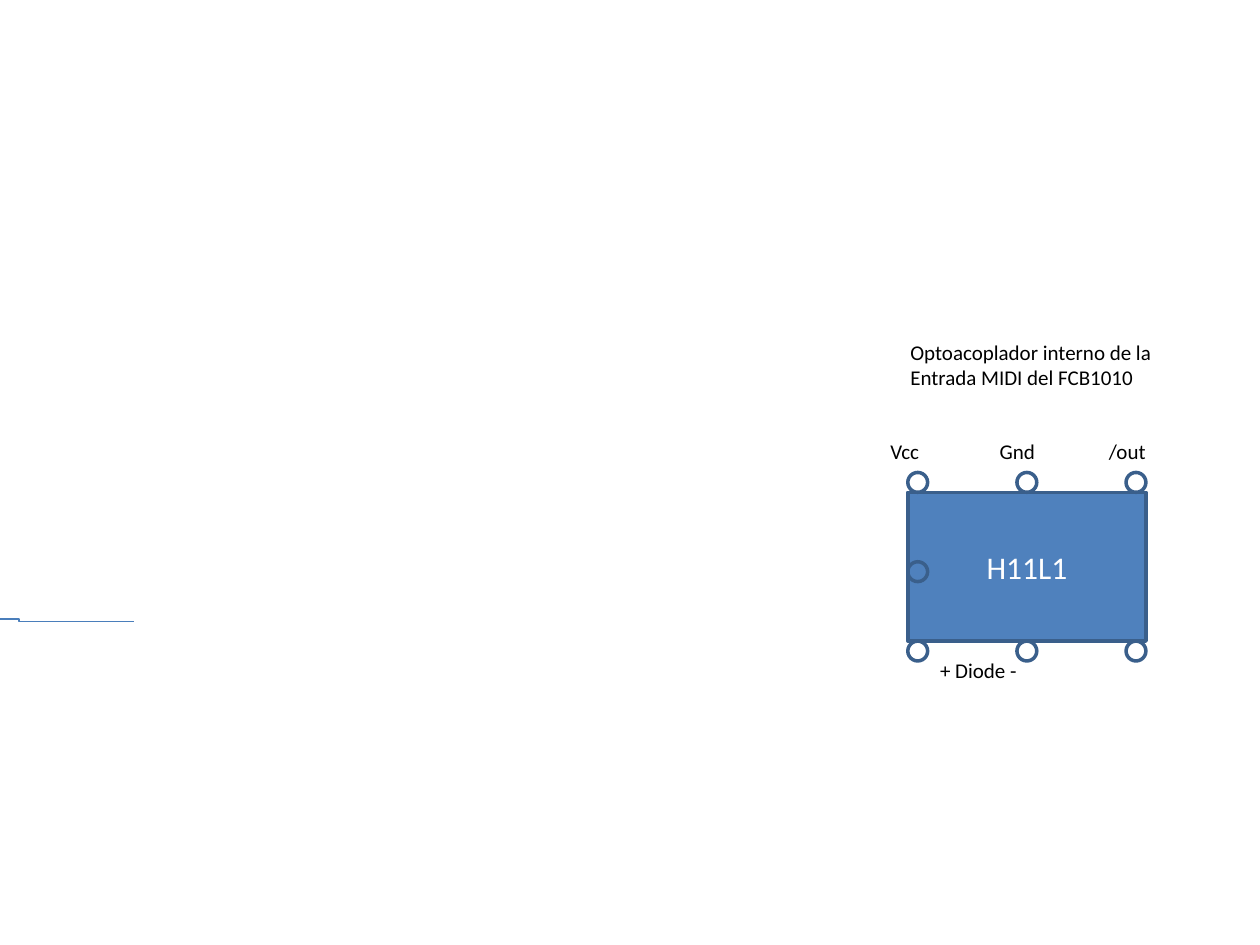
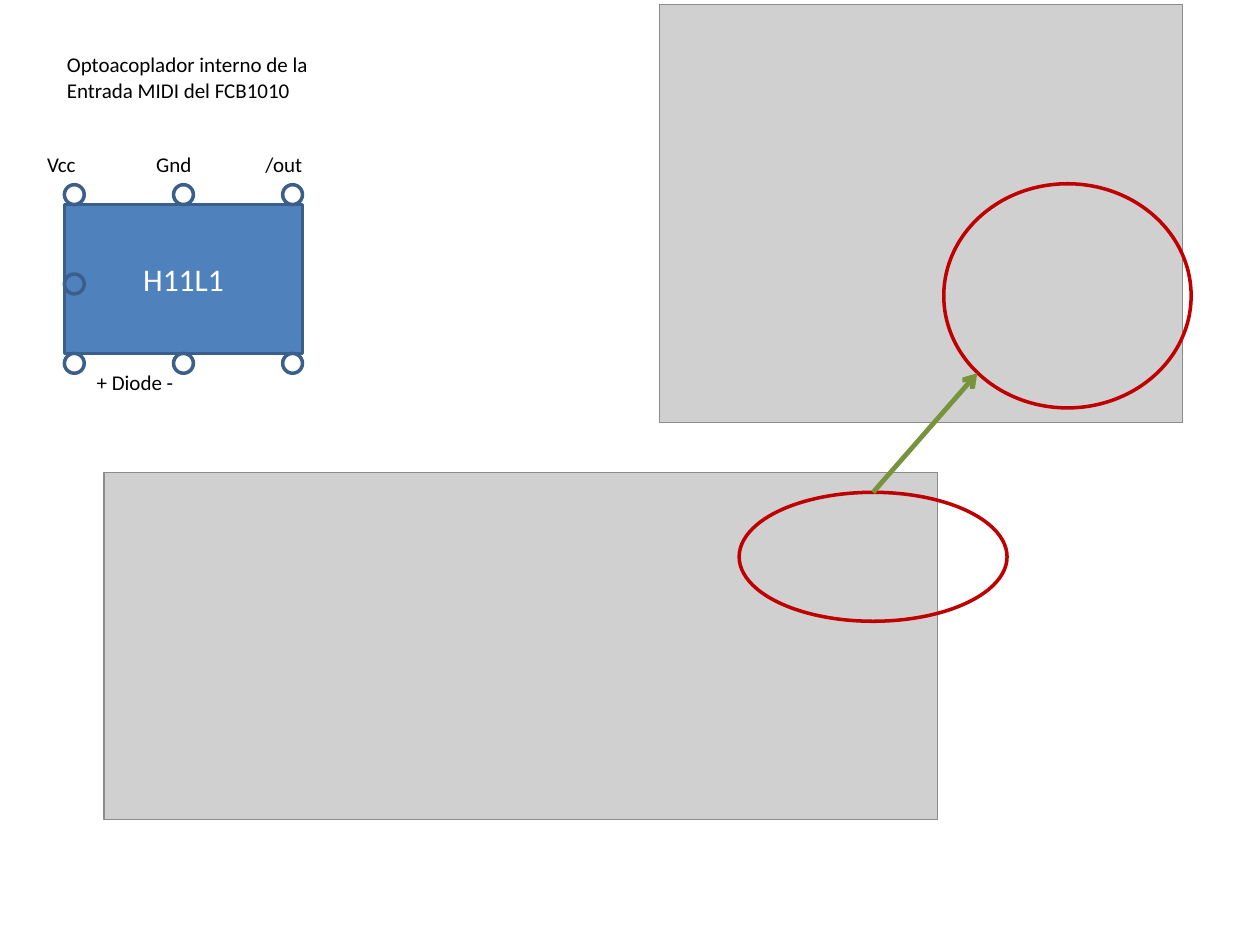
Before and after one commit to Alonsog2/fcb1010wifi, a slide deck: slide 1 of DOC/NA_FCB1010Wifi.pptx. Drawn at 1260x945 pixels with LibreOffice and Linux fonts; fonts in the diff are those of the drawing; grey boxes stand for pictures. Boxes give left, top, right and bottom in pixels: in the first picture for what was removed or moved away, otherwise in the second. Text is boxed around its words. In the diff, an @@ line names an element or a change of style, - is before the commit and + after.

```diff
--- a/DOC/NA_FCB1010Wifi.pptx
+++ b/DOC/NA_FCB1010Wifi.pptx
@@ picture added at [660, 4, 1183, 422] @@
@@ 5 texts, 1 rectangle: place and size @@
-5 texts, 1 rectangle at [890, 345, 1151, 678]
+5 texts, 1 rectangle at [47, 57, 308, 390]
@@ 7 ellipses: place and size @@
-7 ellipses at [907, 472, 1147, 662]
+7 ellipses at [64, 185, 302, 374]
@@ ellipse added at [944, 184, 1191, 408], outline #C00000 2 pt @@
@@ arrow added from (873, 493) to (978, 373), #77933C 2.75 pt @@
@@ picture added at [105, 472, 937, 820] @@
@@ ellipse added at [740, 493, 1008, 621], outline #C00000 2 pt @@
@@ elbow line removed from (0, 619) to (134, 621) @@
```
Also in this commit, not shown: 1 other slide changed.
